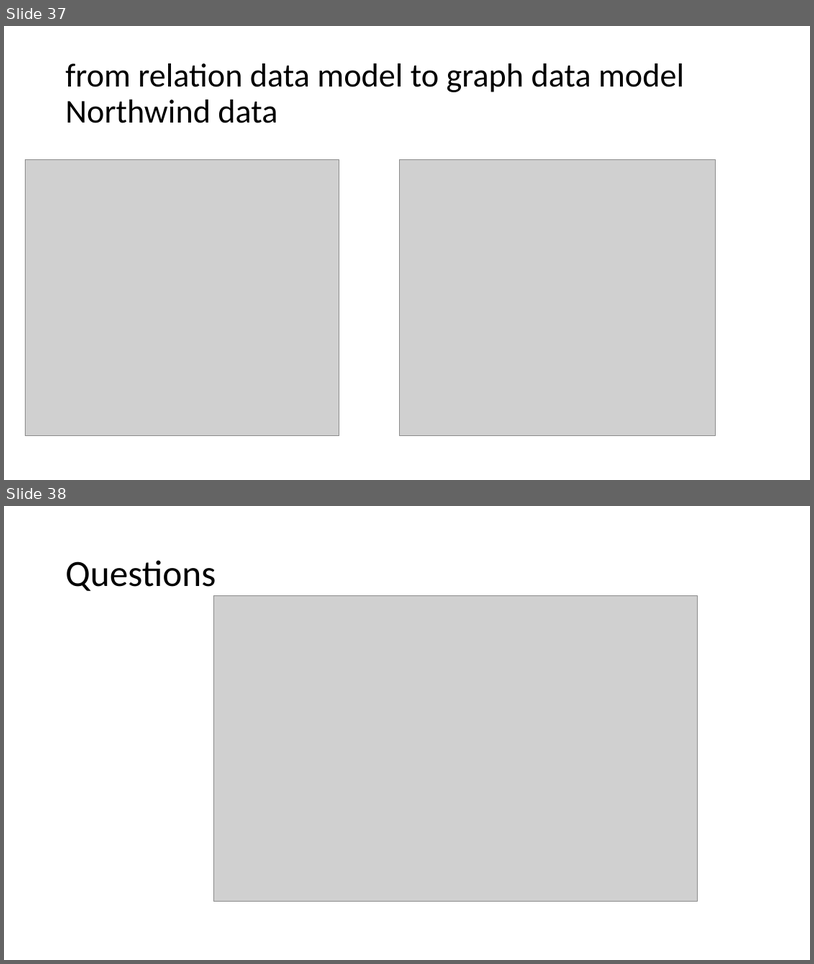
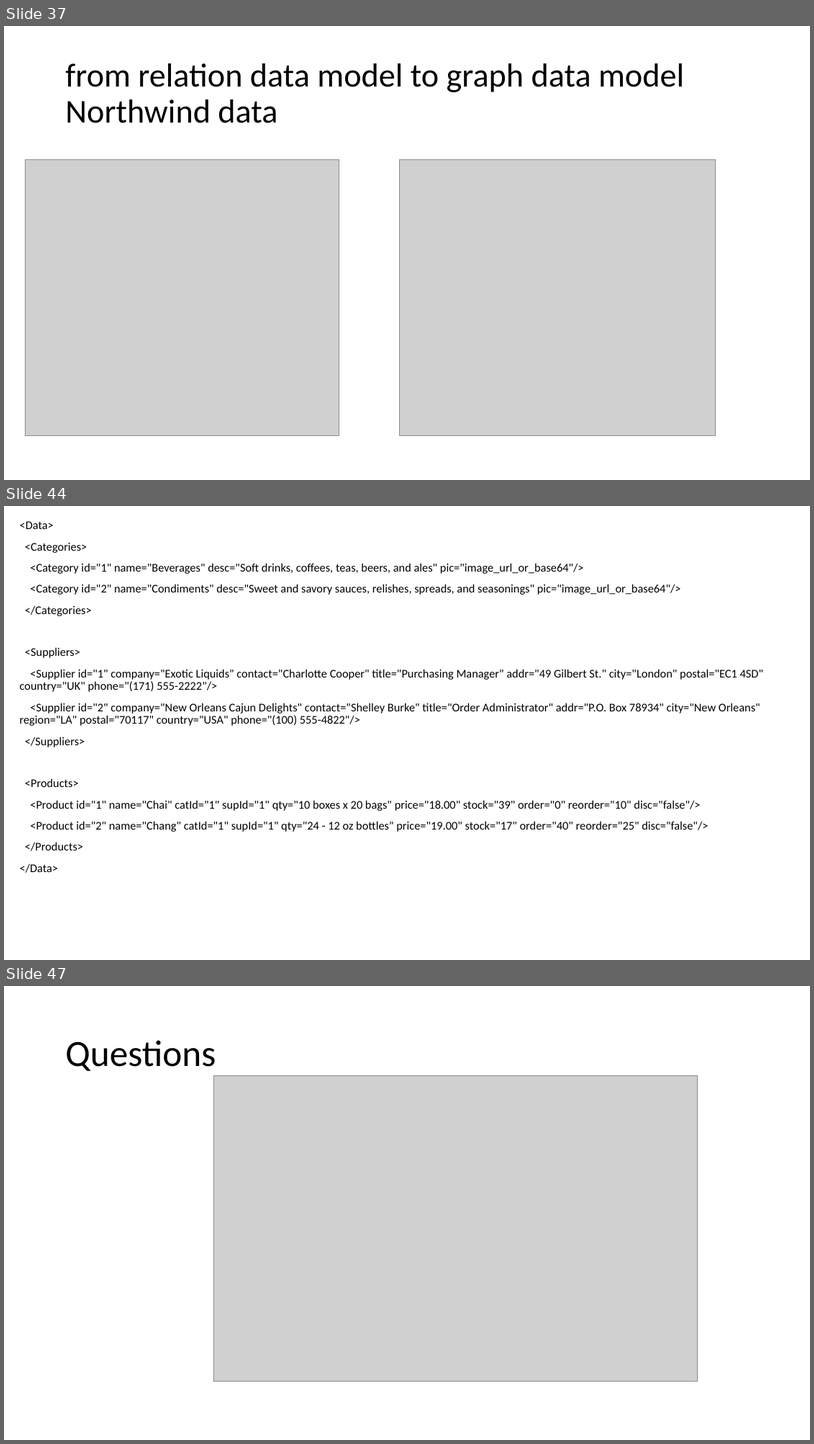
Before and after one commit to motazsaad/Exploratory-Analysis-of-Big-Data, a slide deck: PPT slides/02 EDABDC - Data Models - part 2.pptx. Shown one above the other, each under a label of ours: slides 37 and 38 before the commit, slides 37, 44 and 47 after it; the slides between them are not shown. The pictures are 814x964 and 814x1444 pixels, drawn with LibreOffice and Linux fonts; fonts in the diff are those of the drawing; grey boxes stand for pictures. Boxes give left, top, right and bottom in pixels: in the first picture for what was removed or moved away, otherwise in the second. Text is boxed around its words. In the diff, an @@ line names an element or a change of style, - is before the commit and + after.

```diff
--- a/PPT slides/02 EDABDC - Data Models - part 2.pptx
+++ b/PPT slides/02 EDABDC - Data Models - part 2.pptx
@@ slide 44 added at box(4, 506, 810, 960), background #FFFFFF @@
@@ text added at box(20, 521, 764, 872), 14 pt, text #000000 @@
+<Data>
+<Categories>
+<Category id="1" name="Beverages" desc="Soft drinks, coffees, teas, beers, and ales" pic="image_url_or_base64"/>
+<Category id="2" name="Condiments" desc="Sweet and savory sauces, relishes, spreads, and seasonings" pic="image_url_or_base64"/>
+</Categories>
+<Suppliers>
+<Supplier id="1" company="Exotic Liquids" contact="Charlotte Cooper" title="Purchasing Manager" addr="49 Gilbert St." city="London" postal="EC1 4SD" country="UK" phone="(171) 555-2222"/>
+<Supplier id="2" company="New Orleans Cajun Delights" contact="Shelley Burke" title="Order Administrator" addr="P.O. Box 78934" city="New Orleans" region="LA" postal="70117" country="USA" phone="(100) 555-4822"/>
+</Suppliers>
+<Products>
+<Product id="1" name="Chai" catId="1" supId="1" qty="10 boxes x 20 bags" price="18.00" stock="39" order="0" reorder="10" disc="false"/>
+<Product id="2" name="Chang" catId="1" supId="1" qty="24 - 12 oz bottles" price="19.00" stock="17" order="40" reorder="25" disc="false"/>
+</Products>
+</Data>
@@ what was slide 38 is now slide 47 @@
```
Also in this commit, not shown: 8 other slides added.
